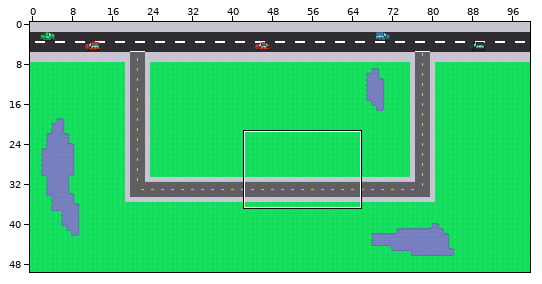
Level history. Tiled map: assets/SimMap.tmx. Above, an overview of the earlier version with the close-up marked.
Close-up. Before:
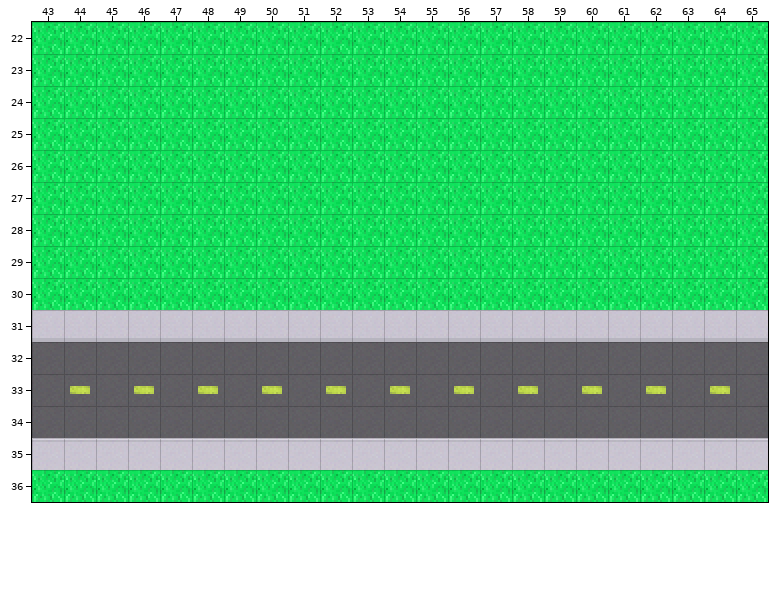
Cells are 16x16 px. Shown: x 43..65, y 22..36.
Once edited:
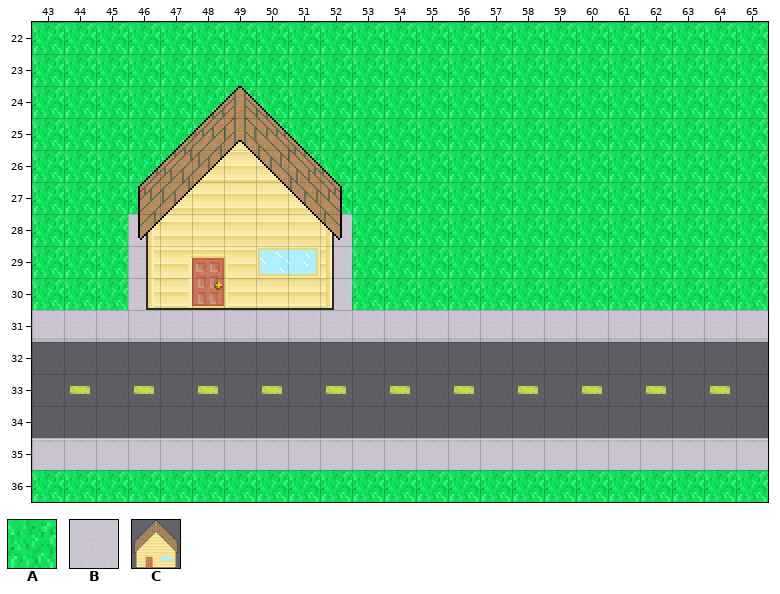
Key: from "Tiles": A 5 "grass-1", B 6 "sidewalk-1", C 26 "house-2".
_ is an empty cell, . an unchanged one.
Edits made:
--- layer "Backround"
@@ x 46..52 @@
-28 AAAAAAA
-29 A.....A
-30 AAAAAAA
+28 BBBBBBB
+29 B.....B
+30 BBBBBBB
--- layer "Water"
@@ x 46..46 @@
-30 _
+30 C
Changed places in both close-ups, as pixel boxes (x1, y1, x2, y2):
changed: (128, 86, 352, 310)
